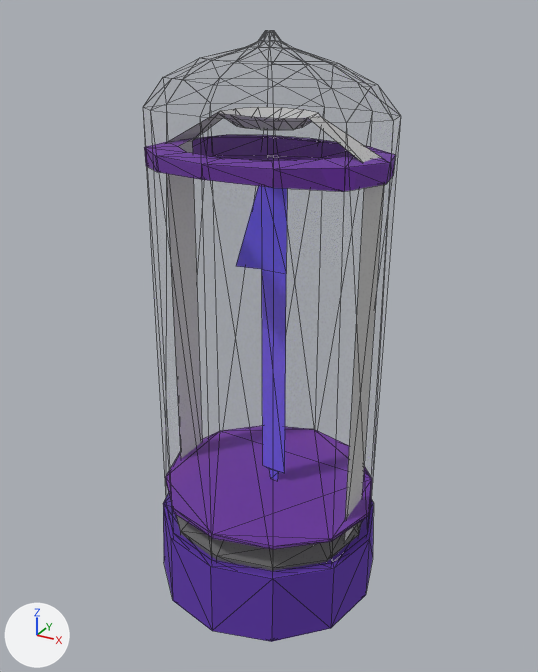
What one commit did to the glTF model SpotTheDifference/models/obj_num01_alt.gltf.
One viewpoint serves both versions: a 50 mm camera at (0.444, -0.808, 0.783) aimed at (0.0, -0.001, 0.38). Lighting does not change. The marker at lower left points along +X, +Y and +Z. Mesh edges are drawn as thin lines. Objects named as collision shapes, trigger or cutter boxes, shadow casters or lower levels of detail are left out. Vertices at the same position are counted once.

The first picture shows 'obj_num01_alt'.
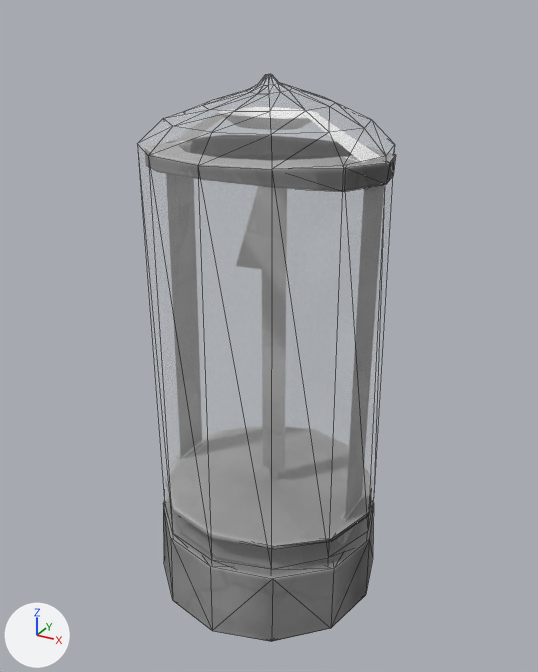
Edits to the bpy script that builds the scene:
```text
Add img_obj_num01_alt:
    img_obj_num01_alt = load_image('obj_num01_alt', 'textures/obj_num01_alt.jpg', 1024, 1024, 'sRGB')
Add mat_obj_num01_alt:
    mat_obj_num01_alt = bpy.data.materials.new('obj_num01_alt')
    # uses the picture img_obj_num01_alt
Add mat_obj_num00_glass:
    mat_obj_num00_glass = principled_material('obj_num00_glass')
    mat_obj_num00_glass.base_color = (1.0, 1.0, 1.0)  # white #ffffff
    mat_obj_num00_glass.roughness = 1.0
    mat_obj_num00_glass.alpha = 0.1
Change me_cylinder_178:
    used by ob_obj_num01_alt; location = (0.0, 0.0, 0.0)
    remove me_cylinder_178.from_pydata(...)  # 319 vertices, 553 faces; spans x -0.163..0.161, y -0.163..0.159, z -0.002..0.761
    remove me_cylinder_178.materials.append(mat_obj_global_glass)
    add me_cylinder_178.from_pydata(...)  # 211 vertices, 341 faces; spans x -0.163..0.161, y -0.163..0.159, z -0.002..0.673
    me_cylinder_178 part 1: 341 faces spanning x -0.163..0.161, y -0.163..0.159, z -0.002..0.673 switch from mat_obj_global_steampunk02 to mat_obj_num01_alt
Add me_mesh_036:
    me_mesh_036.from_pydata(...)  # 108 vertices, 212 faces; spans x -0.156..0.157, y -0.156..0.154, z 0.074..0.713
    me_mesh_036.materials.append(mat_obj_num00_glass)  # white #ffffff
Add ob_obj_num01_glass:
    ob_obj_num01_glass = bpy.data.objects.new('obj_num01_glass', me_mesh_036)
    ob_obj_num01_glass.location = (0.0, 0.0, 0.0)
```

Where the change shows, as pixel boxes [x1, y1, x2, y2] in the pictures (538 x 672 px):
'obj_num01_glass', added: after [137, 74, 395, 575]
'obj_num01_alt', reshaped (8% narrower, 9% shorter): before [144, 107, 395, 642]; after [163, 154, 395, 642]
